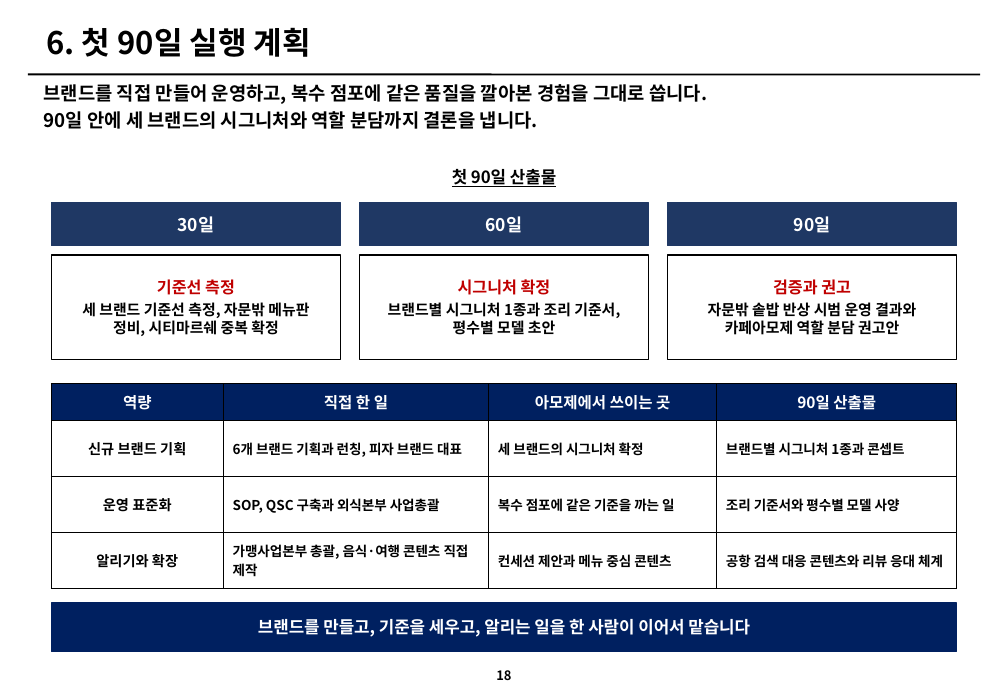
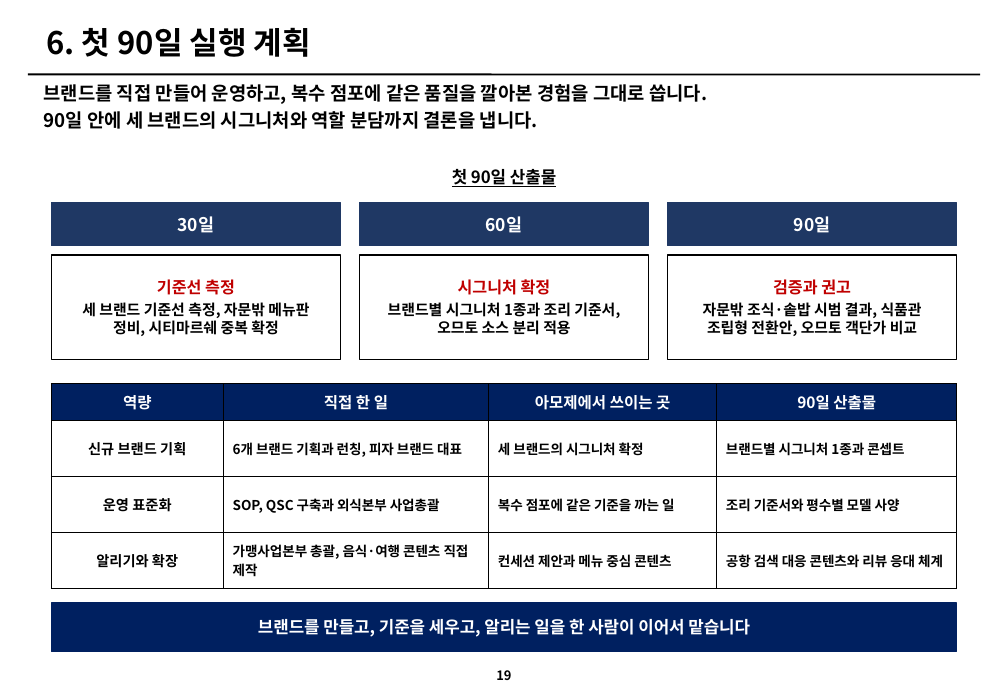
Before and after one commit to grandnim-wq/Claude, a slide deck: slide 19 of 아모제_3개브랜드_개선전략_v3.pptx (slide 18 before the commit). Drawn at 1008x698 pixels with LibreOffice and Linux fonts; fonts in the diff are those of the drawing. Boxes give left, top, right and bottom in pixels: in the first picture for what was removed or moved away, otherwise in the second. Text is boxed around its words. In the diff, an @@ line names an element or a change of style, - is before the commit and + after.

```diff
--- a/아모제_3개브랜드_개선전략_v3.pptx
+++ b/아모제_3개브랜드_개선전략_v3.pptx
@@ text at [388,302,620,335]: text changed @@
-브랜드별 시그니처 1종과 조리 기준서, 평수별 모델 초안
+브랜드별 시그니처 1종과 조리 기준서, 오므토 소스 분리 적용
@@ text at [703,302,922,336]: text changed @@
-자문밖 솥밥 반상 시범 운영 결과와 카페아모제 역할 분담 권고안
+자문밖 조식·솥밥 시범 결과, 식품관 조립형 전환안, 오므토 객단가 비교
```
Also in this commit, not shown: 16 other slides changed, 1 slide added, 4 other files.
